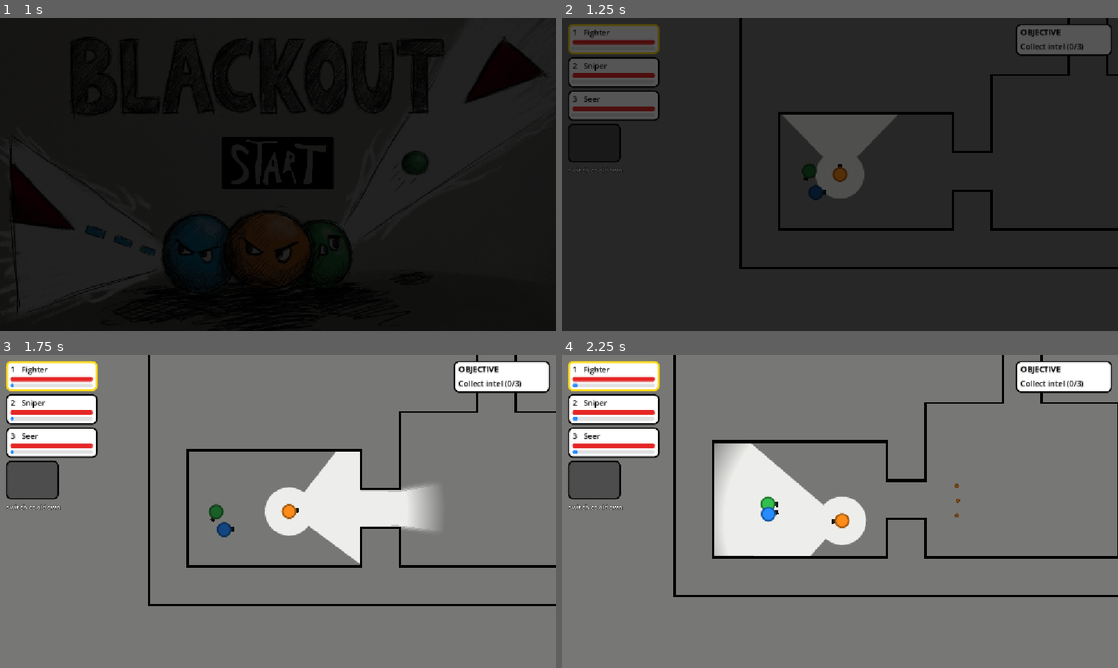
Above: before the commit, frames 1-4 (two rows, left to right).
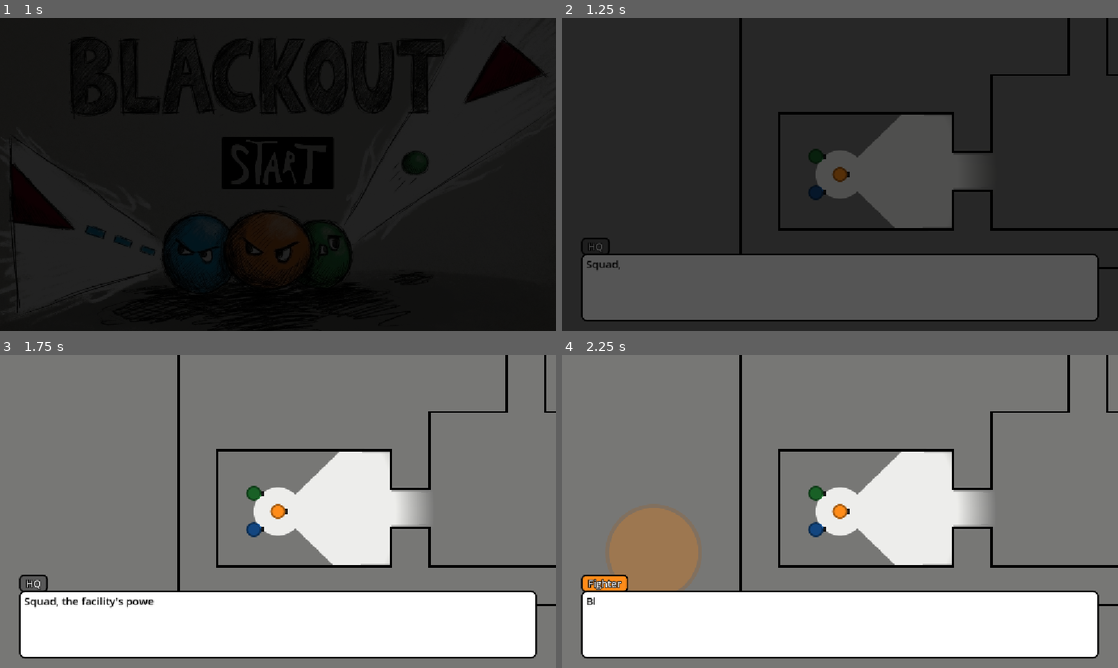
Above: after the commit, the same moments.

Repository: janarialtdorf/blackout-game
Game: Godot game, scene res://ui/start_menu.tscn
Same seed, same stepped clock (60 frames per second), same inputs: the game is played once before the commit and once after it. Sound files missing from this copy of the repository are replaced by a short silence.
Inputs (mouse positions are in pixels of both pictures, inside the frame that each line leads up to):
- Up to frame 1 (1 s): click (278, 161) at 0.5 s
- Up to frame 2 (1.25 s): no input
- Up to frame 3 (1.75 s): move the mouse to (400, 495) at 1.27 s; press the mouse at (400, 495) at 1.28 s; hold D (move_right) from 1.28 s (still down)
- Up to frame 4 (2.25 s): move the mouse to (728, 527) at 2.02 s; release D (move_right) at 2.03 s; release the mouse at (728, 527) at 2.03 s; hold S (move_down) from 2.03 s (still down); click (728, 527) at 2.1 s

Frame 1 is identical in both runs. In frame 2, 34% of the frame differs, in the area x 1-99%, y 2-97%; in frame 3, 34%; in frame 4, 47%, in the area x 1-100%, y 0-98%.

Commit message:
feat(gameplay): add dialouge template to level intros

Diff:
--- /dev/null
+++ b/dialogue/dialogue.gd
@@ -0,0 +1,5 @@
+class_name Dialogue
+extends Resource
+## A linear conversation (e.g. a level intro), played by DialogueBox.
+
+@export var lines: Array[DialogueLine] = []
--- /dev/null
+++ b/dialogue/dialogue_box.gd
@@ -0,0 +1,79 @@
+class_name DialogueBox
+extends CanvasLayer
+## Ren'Py-style conversation over the paused game: a portrait slot on each side and a text box
+## with the speaker's name. Text types out; advancing shows the whole line first, then the next.
+## Runs while the game is paused (process mode "Always").
+
+## After the last line. The box frees itself once its click sound has played.
+signal finished
+
+## The speaker who isn't talking is dimmed to this.
+const INACTIVE := Color(0.45, 0.45, 0.45)
+## Seconds for a character to fade in when it appears (Ren'Py's "dissolve").
+const DISSOLVE_TIME := 0.3
+
+@export var chars_per_second := 40.0
+
+var _lines: Array[DialogueLine] = []
+var _index := -1
+var _typing: Tween
+var _shown: Array[Speaker] = [null, null] # who stands in the left and right slot
+
+@onready var _slots: Array[Control] = [%Left, %Right]
+@onready var _name_tab: PanelContainer = %NameTab
+@onready var _name: Label = %Name
+@onready var _text: Label = %Text
+
+
+func play(dialogue: Dialogue) -> void:
+	_lines = dialogue.lines
+	_next()
+
+
+# On release, not press: the last line unpauses the game, and a still-held mouse button would shoot.
+func _input(event: InputEvent) -> void:
+	if not event.is_action_released("advance_dialogue"):
+		return
+	get_viewport().set_input_as_handled()
+	$ClickSound.play()
+	if _text.visible_ratio < 1.0:
+		_typing.kill()
+		_text.visible_ratio = 1.0
+	else:
+		_next()
+
+
+func _next() -> void:
+	_index += 1
+	if _index >= _lines.size():
+		hide()
+		set_process_input(false)
+		finished.emit()
+		$ClickSound.finished.connect(queue_free)
+		return
+	var line := _lines[_index]
+	_name.text = line.speaker.display_name
+	_name_tab.self_modulate = line.speaker.color # tints the white tab, keeps its black border and the label
+	_text.text = line.text
+	_text.visible_ratio = 0.0
+	_typing = create_tween()
+	_typing.tween_property(_text, ^"visible_ratio", 1.0, line.text.length() / chars_per_second)
+	for slot in _slots:
+		slot.modulate = INACTIVE
+	if line.speaker.on_screen:
+		_show_in(int(line.right), line.speaker)
+
+
+func _show_in(side: int, speaker: Speaker) -> void:
+	var slot := _slots[side]
+	slot.modulate = Color.WHITE
+	if _shown[side] == speaker:
+		return
+	_shown[side] = speaker
+	slot.show()
+	slot.get_node(^"Picture").texture = speaker.portrait
+	var placeholder: BodyDrawing = slot.get_node(^"Placeholder")
+	placeholder.visible = speaker.portrait == null
+	placeholder.color = speaker.color
+	slot.modulate.a = 0.0
+	create_tween().tween_property(slot, ^"modulate:a", 1.0, DISSOLVE_TIME)
--- /dev/null
+++ b/dialogue/dialogue_box.tscn
@@ -0,0 +1,142 @@
+[gd_scene format=3]
+
+[ext_resource type="Script" path="res://dialogue/dialogue_box.gd" id="1"]
+[ext_resource type="Script" path="res://components/body_drawing.gd" id="2"]
+[ext_resource type="StyleBox" path="res://ui/white_panel.tres" id="3"]
+[ext_resource type="AudioStream" path="res://assets/audio/button.wav" id="4"]
+
+[sub_resource type="StyleBoxFlat" id="name_tab"]
+content_margin_left = 14.0
+content_margin_top = 4.0
+content_margin_right = 14.0
+content_margin_bottom = 4.0
+bg_color = Color(1, 1, 1, 1)
+border_width_left = 3
+border_width_top = 3
+border_width_right = 3
+border_width_bottom = 3
+border_color = Color(0, 0, 0, 1)
+corner_radius_top_left = 8
+corner_radius_top_right = 8
+corner_radius_bottom_right = 8
+corner_radius_bottom_left = 8
+
+[node name="DialogueBox" type="CanvasLayer"]
+process_mode = 3
+layer = 10
+script = ExtResource("1")
+
+[node name="Left" type="Control" parent="."]
+unique_name_in_owner = true
+visible = false
+layout_mode = 3
+anchors_preset = 2
+anchor_top = 1.0
+anchor_bottom = 1.0
+offset_left = 40.0
+offset_top = -389.0
+offset_right = 340.0
+grow_vertical = 0
+mouse_filter = 2
+
+[node name="Picture" type="TextureRect" parent="Left"]
+layout_mode = 1
+anchors_preset = 15
+anchor_right = 1.0
+anchor_bottom = 1.0
+grow_horizontal = 2
+grow_vertical = 2
+mouse_filter = 2
+expand_mode = 1
+stretch_mode = 5
+
+[node name="Placeholder" type="Node2D" parent="Left"]
+position = Vector2(150, 150)
+script = ExtResource("2")
+radius = 100.0
+barrel = false
+outline_width = 8.0
+
+[node name="Right" type="Control" parent="."]
+unique_name_in_owner = true
+visible = false
+layout_mode = 3
+anchors_preset = 3
+anchor_left = 1.0
+anchor_top = 1.0
+anchor_right = 1.0
+anchor_bottom = 1.0
+offset_left = -340.0
+offset_top = -389.0
+offset_right = -40.0
+grow_horizontal = 0
+grow_vertical = 0
+mouse_filter = 2
+
+[node name="Picture" type="TextureRect" parent="Right"]
+layout_mode = 1
+anchors_preset = 15
+anchor_right = 1.0
+anchor_bottom = 1.0
+grow_horizontal = 2
+grow_vertical = 2
+mouse_filter = 2
+expand_mode = 1
+stretch_mode = 5
+flip_h = true
+
+[node name="Placeholder" type="Node2D" parent="Right"]
+position = Vector2(150, 150)
+script = ExtResource("2")
+radius = 100.0
+barrel = false
+outline_width = 8.0
+
+[node name="Bottom" type="VBoxContainer" parent="."]
+anchors_preset = 12
+anchor_top = 1.0
+anchor_right = 1.0
+anchor_bottom = 1.0
+offset_left = 40.0
+offset_top = -220.0
+offset_right = -40.0
+offset_bottom = -20.0
+grow_horizontal = 2
+grow_vertical = 0
+mouse_filter = 2
+theme_override_constants/separation = -3
+alignment = 2
+
+[node name="NameTab" type="PanelContainer" parent="Bottom"]
+unique_name_in_owner = true
+layout_mode = 2
+size_flags_horizontal = 0
+mouse_filter = 2
+theme_override_styles/panel = SubResource("name_tab")
+
+[node name="Name" type="Label" parent="Bottom/NameTab"]
+unique_name_in_owner = true
+layout_mode = 2
+theme_override_colors/font_color = Color(1, 1, 1, 1)
+theme_override_colors/font_outline_color = Color(0, 0, 0, 1)
+theme_override_constants/outline_size = 6
+theme_override_font_sizes/font_size = 20
+text = "Name"
+
+[node name="Box" type="PanelContainer" parent="Bottom"]
+custom_minimum_size = Vector2(0, 140)
+layout_mode = 2
+mouse_filter = 2
+theme_override_styles/panel = ExtResource("3")
+
+[node name="Text" type="Label" parent="Bottom/Box"]
+unique_name_in_owner = true
+layout_mode = 2
+size_flags_vertical = 1
+theme_override_colors/font_color = Color(0, 0, 0, 1)
+theme_override_font_sizes/font_size = 22
+text = "Text"
+autowrap_mode = 3
+
+[node name="ClickSound" type="AudioStreamPlayer" parent="."]
+stream = ExtResource("4")
--- /dev/null
+++ b/dialogue/dialogue_line.gd
@@ -0,0 +1,8 @@
+class_name DialogueLine
+extends Resource
+## One line of a Dialogue: who says it, what they say, and which side they stand on.
+
+@export var speaker: Speaker
+@export_multiline var text := ""
+## Stand in the right portrait slot (mirrored) instead of the left.
+@export var right := false
--- /dev/null
+++ b/dialogue/hq_speaker.tres
@@ -0,0 +1,9 @@
+[gd_resource type="Resource" script_class="Speaker" format=3]
+
+[ext_resource type="Script" path="res://dialogue/speaker.gd" id="1"]
+
+[resource]
+script = ExtResource("1")
+display_name = "HQ"
+color = Color(0.35, 0.35, 0.35, 1)
+on_screen = false
--- /dev/null
+++ b/dialogue/level_1_intro.tres
@@ -0,0 +1,39 @@
+[gd_resource type="Resource" script_class="Dialogue" format=3]
+
+[ext_resource type="Script" path="res://dialogue/dialogue.gd" id="1"]
+[ext_resource type="Script" path="res://dialogue/dialogue_line.gd" id="2"]
+[ext_resource type="Resource" path="res://dialogue/hq_speaker.tres" id="3"]
+[ext_resource type="Resource" path="res://heroes/fighter/fighter_speaker.tres" id="4"]
+[ext_resource type="Resource" path="res://heroes/sniper/sniper_speaker.tres" id="5"]
+[ext_resource type="Resource" path="res://heroes/seer/seer_speaker.tres" id="6"]
+
+[sub_resource type="Resource" id="l1"]
+script = ExtResource("2")
+speaker = ExtResource("3")
+text = "Squad, the facility's power is down. You're going in blind."
+
+[sub_resource type="Resource" id="l2"]
+script = ExtResource("2")
+speaker = ExtResource("4")
+text = "Blind is fine. Anything that gets close, I'll see. Briefly."
+
+[sub_resource type="Resource" id="l3"]
+script = ExtResource("2")
+speaker = ExtResource("5")
+text = "I'll see it long before it gets close."
+right = true
+
+[sub_resource type="Resource" id="l4"]
+script = ExtResource("2")
+speaker = ExtResource("6")
+text = "And I'll keep an eye on what's behind the walls."
+right = true
+
+[sub_resource type="Resource" id="l5"]
+script = ExtResource("2")
+speaker = ExtResource("3")
+text = "Find the 3 pieces of intel, then get to the exit. Switch with 1, 2 and 3: use the right eyes for the job."
+
+[resource]
+script = ExtResource("1")
+lines = Array[ExtResource("2")]([SubResource("l1"), SubResource("l2"), SubResource("l3"), SubResource("l4"), SubResource("l5")])
--- /dev/null
+++ b/dialogue/speaker.gd
@@ -0,0 +1,11 @@
+class_name Speaker
+extends Resource
+## Someone who talks in a cutscene. One .tres per character, shared by every Dialogue.
+
+@export var display_name := ""
+## The name tab colour, and the placeholder circle's colour.
+@export var color := Color.WHITE
+## Tall art facing right (e.g. 400×600); the right slot mirrors it. Empty = a big circle in `color`.
+@export var portrait: Texture2D
+## Off = a voice only (e.g. HQ): name tab, no portrait.
+@export var on_screen := true
--- /dev/null
+++ b/enemies/boss/boss_speaker.tres
@@ -0,0 +1,8 @@
+[gd_resource type="Resource" script_class="Speaker" format=3]
+
+[ext_resource type="Script" path="res://dialogue/speaker.gd" id="1"]
+
+[resource]
+script = ExtResource("1")
+display_name = "Boss"
+color = Color(0.9, 0.15, 0.15, 1)
--- /dev/null
+++ b/heroes/fighter/fighter_speaker.tres
@@ -0,0 +1,8 @@
+[gd_resource type="Resource" script_class="Speaker" format=3]
+
+[ext_resource type="Script" path="res://dialogue/speaker.gd" id="1"]
+
+[resource]
+script = ExtResource("1")
+display_name = "Fighter"
+color = Color(1, 0.55, 0.1, 1)
--- /dev/null
+++ b/heroes/seer/seer_speaker.tres
@@ -0,0 +1,8 @@
+[gd_resource type="Resource" script_class="Speaker" format=3]
+
+[ext_resource type="Script" path="res://dialogue/speaker.gd" id="1"]
+
+[resource]
+script = ExtResource("1")
+display_name = "Seer"
+color = Color(0.15, 0.55, 1, 1)
--- /dev/null
+++ b/heroes/sniper/sniper_speaker.tres
@@ -0,0 +1,8 @@
+[gd_resource type="Resource" script_class="Speaker" format=3]
+
+[ext_resource type="Script" path="res://dialogue/speaker.gd" id="1"]
+
+[resource]
+script = ExtResource("1")
+display_name = "Sniper"
+color = Color(0.2, 0.75, 0.3, 1)
--- a/heroes/squad.gd
+++ b/heroes/squad.gd
@@ -45,6 +45,11 @@
 			try_switch(i)
 
 
+
+func set_hud_visible(on: bool) -> void:
+	_hud.visible = on
+
+
 ## Switches control to heroes[index]. Returns false if it's already active, dead, or on cooldown.
 func try_switch(index: int) -> bool:
 	var hero := heroes[index]
--- a/levels/level.gd
+++ b/levels/level.gd
@@ -9,9 +9,15 @@
 const BOSS_BAR := preload("res://ui/boss_bar.tscn")
 const OBJECTIVE_PANEL := preload("res://ui/objective_panel.tscn")
 const GAME_OVER_SOUND := preload("res://assets/audio/game_over.wav")
+const DIALOGUE_BOX := preload("res://dialogue/dialogue_box.tscn")
+
+## Tests turn this off, so loading a level doesn't stop on its intro.
+static var intros_enabled := true
 
 ## The level to load when the exit is reached. Empty = this is the last level.
 @export_file("*.tscn") var next_level: String
+## Conversation played over the paused level as soon as it loads. Empty = none.
+@export var intro: Dialogue
 
 var _exits: Array[LevelExit] = []
 var _bosses_alive := 0
@@ -35,6 +41,22 @@
 	_objective = OBJECTIVE_PANEL.instantiate()
 	add_child(_objective)
 	_update_objective()
+	if intro and intros_enabled:
+		_play_intro()
+
+
+# The level stays visible behind the dialogue; the HUD and objective come back when it ends.
+func _play_intro() -> void:
+	$Squad.set_hud_visible(false)
+	_objective.hide()
+	get_tree().paused = true
+	var box: DialogueBox = DIALOGUE_BOX.instantiate()
+	add_child(box)
+	box.play(intro)
+	await box.finished
+	get_tree().paused = false
+	$Squad.set_hud_visible(true)
+	_objective.show()
 
 
 func _show_boss_bar(boss: Boss) -> void:
--- a/levels/level_1.tscn
+++ b/levels/level_1.tscn
@@ -10,10 +10,12 @@
 [ext_resource type="PackedScene" path="res://levels/level_exit.tscn" id="8_bgw3c"]
 [ext_resource type="PackedScene" path="res://heroes/squad.tscn" id="9_lrvbd"]
 [ext_resource type="PackedScene" path="res://levels/collectible.tscn" id="10_08mmt"]
+[ext_resource type="Resource" path="res://dialogue/level_1_intro.tres" id="11_intro"]
 
 [node name="Level1" type="Node2D" unique_id=1983206250]
 script = ExtResource("1_3sk1a")
 next_level = "res://levels/level_2.tscn"
+intro = ExtResource("11_intro")
 
 [node name="Tiles" type="TileMapLayer" parent="." unique_id=728315750]
 tile_map_data = PackedByteArray("AAAAAAAAAAABAAAAAAABAAAAAAABAAAAAAACAAAAAAABAAAAAAADAAAAAAABAAAAAAAEAAAAAAABAAAAAAAFAA …(35760 unchanged characters)…
--- a/project.godot
+++ b/project.godot
@@ -26,6 +26,13 @@
 
 [input]
 
+advance_dialogue={
+"deadzone": 0.2,
+"events": [Object(InputEventMouseButton,"resource_local_to_scene":false,"resource_name":"","device":-1,"window_id":0,"alt_pressed":false,"shift_pressed":false,"ctrl_pressed":false,"meta_pressed":false,"button_mask":0,"position":Vector2(0, 0),"global_position":Vector2(0, 0),"factor":1.0,"button_index":1,"canceled":false,"pressed":false,"double_click":false,"script":null)
+, Object(InputEventKey,"resource_local_to_scene":false,"resource_name":"","device":-1,"window_id":0,"alt_pressed":false,"shift_pressed":false,"ctrl_pressed":false,"meta_pressed":false,"pressed":false,"keycode":0,"physical_keycode":32,"key_label":0,"unicode":0,"location":0,"echo":false,"script":null)
+, Object(InputEventKey,"resource_local_to_scene":false,"resource_name":"","device":-1,"window_id":0,"alt_pressed":false,"shift_pressed":false,"ctrl_pressed":false,"meta_pressed":false,"pressed":false,"keycode":0,"physical_keycode":4194309,"key_label":0,"unicode":0,"location":0,"echo":false,"script":null)
+]
+}
 move_left={
 "deadzone": 0.2,
 "events": [Object(InputEventKey,"resource_local_to_scene":false,"resource_name":"","device":16,"window_id":0,"alt_press …(190 unchanged characters)…
--- a/tests/game_test.gd
+++ b/tests/game_test.gd
@@ -28,6 +28,7 @@
 
 
 func _ready() -> void:
+	Level.intros_enabled = false # loading a level would otherwise stop on its intro
 	await _run()
 	paused = false
 	current_scene.queue_free() # stops playing sounds, which would otherwise leak at exit
--- a/tests/screenshot.gd
+++ b/tests/screenshot.gd
@@ -6,6 +6,7 @@
 
 func _ready() -> void:
 	var args := OS.get_cmdline_user_args().slice(1) # the first one is this script's path
+	Level.intros_enabled = false # a frame of gameplay, not the dialogue
 	get_tree().change_scene_to_file(StartMenu.FIRST_LEVEL)
 	await get_tree().process_frame
 	await get_tree().process_frame
Binary file added: assets/intel/frame0000.png
Not shown, added: assets/intel/frame0000.png.import
Binary file added: assets/intel/frame0001.png
Not shown, added: assets/intel/frame0001.png.import
Binary file added: assets/intel/frame0002.png
Not shown, added: assets/intel/frame0002.png.import
Binary file added: assets/intel/frame0003.png
Not shown, added: assets/intel/frame0003.png.import
Not shown, added: dialogue/dialogue.gd.uid
Not shown, added: dialogue/dialogue_box.gd.uid
Not shown, added: dialogue/dialogue_line.gd.uid
Not shown, added: dialogue/speaker.gd.uid
(and 1 more such lines)
